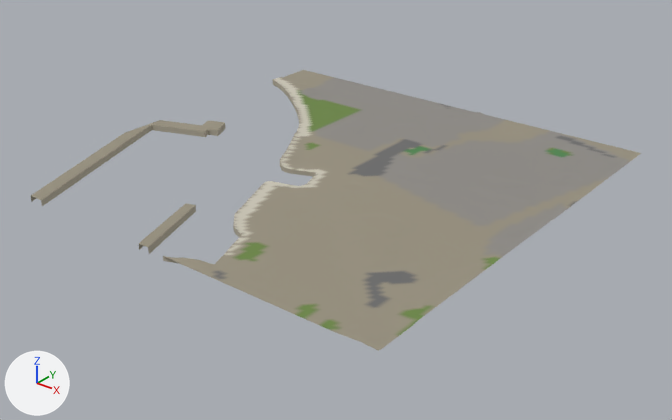
What one commit did to the glTF model gibraltar/data/build/tiles/T_W2_N2/terrain.glb.
Before and after are seen from a 50 mm camera at (840.0, -476.0, 401.0) aimed at (268.0, 239.0, -42.0). Every picture has the same lights, and +X, +Y and +Z are marked at lower left. The older version comes first. Vertices at exactly the same position are counted once.

Objects in the first picture: 'T_W2_N2_terrain'.
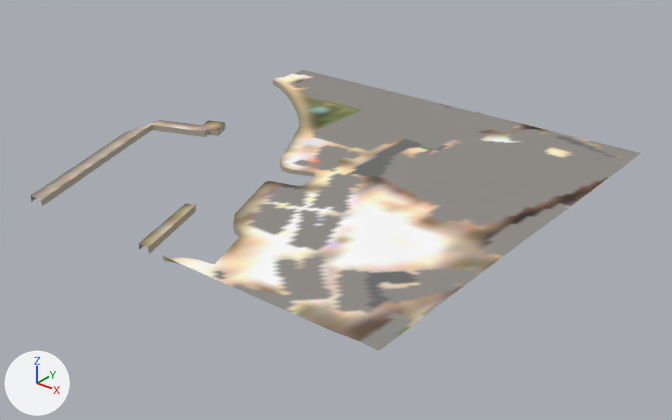
Where the change shows, as pixel boxes [x1, y1, x2, y2] in the pictures (672 x 420 px):
part 1 of me_t_w2_n2_terrain, recoloured
    both: [31, 71, 609, 344]

The change, as a list of edits to the scene's bpy script:
```text
Change me_t_w2_n2_terrain:
    where me_t_w2_n2_terrain.from_pydata(...)  # 8403 vertices, 15180 faces; spans x 0.0..500.0, y 0.0..500.0, z -4.0..3.0
    used by ob_t_w2_n2_terrain; location = (0.0, 0.0, 0.0)
    me_t_w2_n2_terrain part 1: 8583 faces centred in x 0.0..498.0, y 0.0..498.0, z 1.0..3.0 are repainted in the vertex colours, in many colours
```
